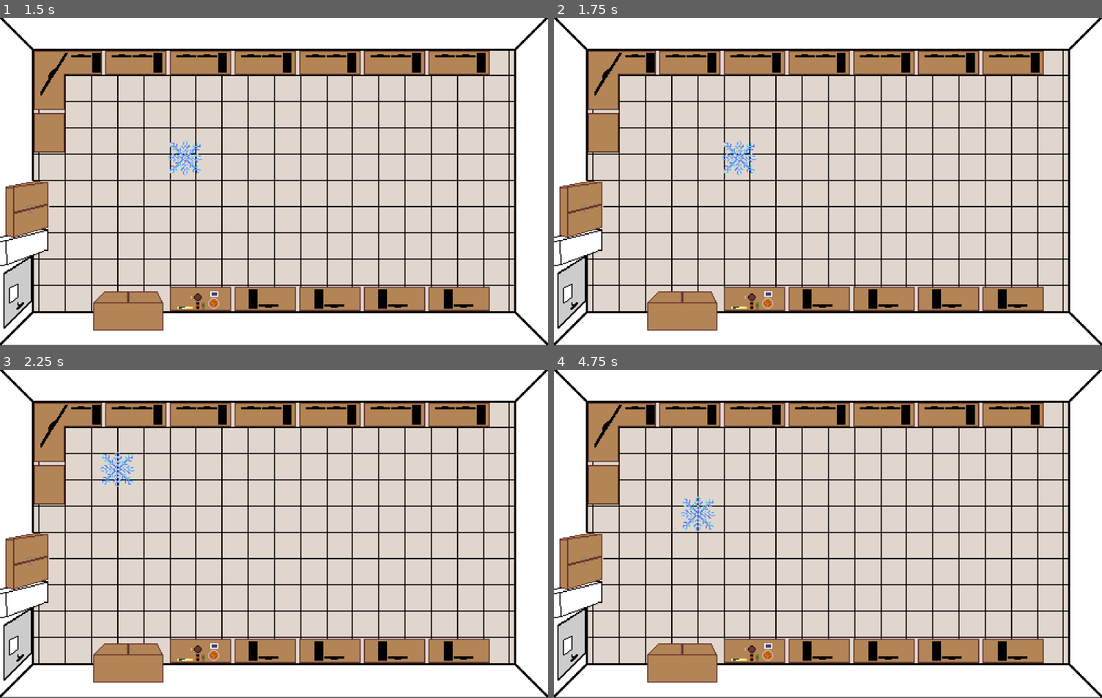
Above: before the commit, frames 1-4 (two rows, left to right).
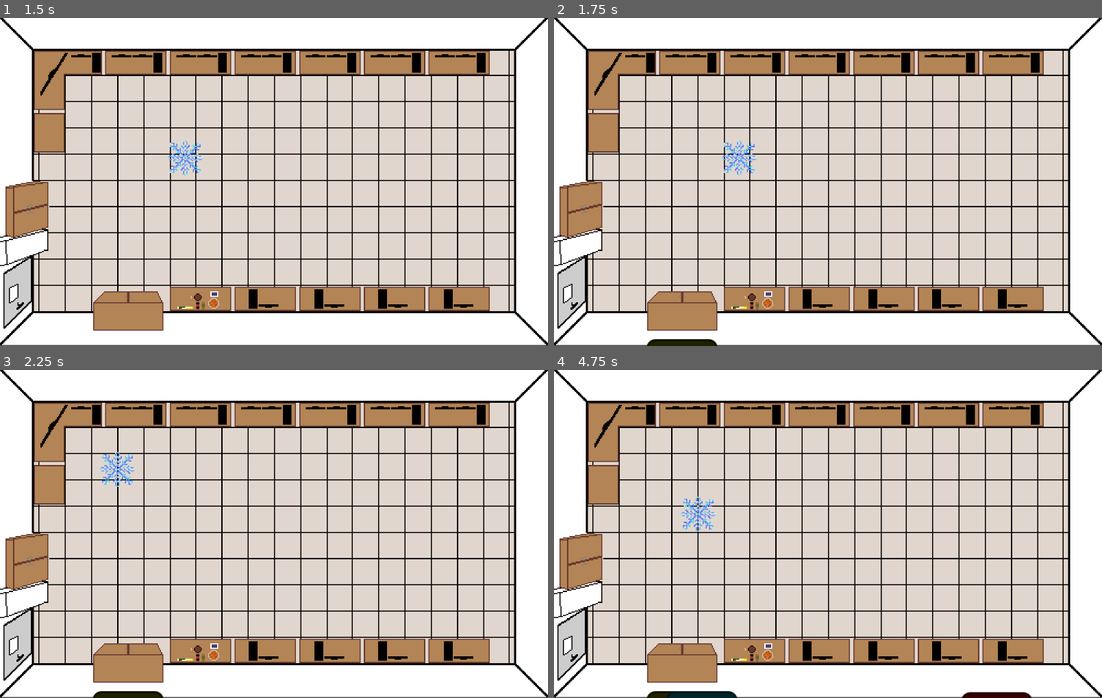
Above: after the commit, the same moments.

Repository: marioxaxa/floquinho
Game: Godot game, scene res://node_2d.tscn
Two runs of this game, one before a commit and one after it. Both use one fixed random seed, a clock stepped at 60 frames per second and the inputs below. The engine's default icon, where the game draws it, is replaced by a stand-in: a white triangle on a blue panel in a dark square.
Inputs (mouse positions are in pixels of both pictures, inside the frame that each line leads up to):
- Up to frame 1 (1.5 s): tap Enter at 0.5 s; move the mouse to (394, 165) at 0.52 s; click (394, 165) at 0.67 s; tap Space at 1.25 s; drag from (164, 198) to (246, 247) at 1.27 s
- Up to frame 2 (1.75 s): no input
- Up to frame 3 (2.25 s): move the mouse to (328, 461) at 2.02 s; click (328, 461) at 2.17 s
- Up to frame 4 (4.75 s): drag from (800, 599) to (663, 484) at 2.77 s; move the mouse to (992, 583) at 3.52 s; click (992, 583) at 3.67 s; drag from (663, 484) to (745, 452) at 4.27 s

Frame 1 is identical in both runs. In frame 2, 0.3% of the frame differs, in the area x 16-30%, y 97-100%; in frame 3, 0.3%; in frame 4, 0.6%, in the area x 16-88%, y 97-100%.

Commit message:
meun deusa

Diff:
--- /dev/null
+++ b/bola_de_fogo.tscn
@@ -0,0 +1,10 @@
+[gd_scene load_steps=2 format=3 uid="uid://cifa3r0t6ghvu"]
+
+[ext_resource type="Texture2D" uid="uid://b68vc2cyefk2p" path="res://icon.svg" id="1_l3gnx"]
+
+[node name="BolaDeFogo" type="Node2D"]
+
+[node name="Sprite2D" type="Sprite2D" parent="."]
+modulate = Color(1, 0, 0, 1)
+scale = Vector2(0.5, 0.5)
+texture = ExtResource("1_l3gnx")
--- a/node_2d.tscn
+++ b/node_2d.tscn
@@ -1,8 +1,9 @@
-[gd_scene load_steps=14 format=3 uid="uid://v0xkl8mdy0ip"]
+[gd_scene load_steps=15 format=3 uid="uid://v0xkl8mdy0ip"]
 
 [ext_resource type="Script" uid="uid://cibcpahujuvar" path="res://personagem.gd" id="1_0e48y"]
 [ext_resource type="Texture2D" uid="uid://cq3n6l621tuv6" path="res://Sprite-00002.png" id="1_epypp"]
 [ext_resource type="Texture2D" uid="uid://bfkjctt1v58d7" path="res://Sprite-0003.png" id="2_epypp"]
+[ext_resource type="PackedScene" uid="uid://qs4vtrm4ytsx" path="res://spawn_line.tscn" id="3_epypp"]
 
 [sub_resource type="SegmentShape2D" id="SegmentShape2D_0hol4"]
 b = Vector2(0, 300)
@@ -117,3 +118,5 @@
 lifetime = 1.22
 trail_enabled = true
 process_material = SubResource("ParticleProcessMaterial_epypp")
+
+[node name="SpawnLine" parent="." instance=ExtResource("3_epypp")]
--- /dev/null
+++ b/onda_de_calor.tscn
@@ -0,0 +1,10 @@
+[gd_scene load_steps=2 format=3 uid="uid://b1pbp0pmv3bc3"]
+
+[ext_resource type="Texture2D" uid="uid://b68vc2cyefk2p" path="res://icon.svg" id="1_n1drf"]
+
+[node name="BolaDeFogo" type="Node2D"]
+
+[node name="Sprite2D" type="Sprite2D" parent="."]
+modulate = Color(1, 0, 0, 1)
+scale = Vector2(0.5, 0.5)
+texture = ExtResource("1_n1drf")
--- /dev/null
+++ b/raio.tscn
@@ -0,0 +1,10 @@
+[gd_scene load_steps=2 format=3 uid="uid://bl33ggkq1eq1m"]
+
+[ext_resource type="Texture2D" uid="uid://b68vc2cyefk2p" path="res://icon.svg" id="1_ec42l"]
+
+[node name="BolaDeFogo" type="Node2D"]
+
+[node name="Sprite2D" type="Sprite2D" parent="."]
+modulate = Color(2.69532e-06, 0.622851, 0.534471, 1)
+scale = Vector2(0.5, 0.5)
+texture = ExtResource("1_ec42l")
--- /dev/null
+++ b/sol.tscn
@@ -0,0 +1,10 @@
+[gd_scene load_steps=2 format=3 uid="uid://clu8167hvgooe"]
+
+[ext_resource type="Texture2D" uid="uid://b68vc2cyefk2p" path="res://icon.svg" id="1_q5tmw"]
+
+[node name="BolaDeFogo" type="Node2D"]
+
+[node name="Sprite2D" type="Sprite2D" parent="."]
+modulate = Color(0.536823, 0.536823, 5.77569e-07, 1)
+scale = Vector2(0.5, 0.5)
+texture = ExtResource("1_q5tmw")
--- /dev/null
+++ b/spawn_attacks.gd
@@ -0,0 +1,69 @@
+extends Node2D
+
+# Pré-carregue só uma vez; fica mais leve.
+const FIREBALL_SCENE := preload("res://bola_de_fogo.tscn")
+const SUN_SCENE      := preload("res://sol.tscn")
+const RAY_SCENE      := preload("res://raio.tscn")
+const HEAT_SCENE     := preload("res://onda_de_calor.tscn")
+
+@onready var path := %PathFollow2D   # nó que define a posição de tiro
+
+var difficulty      := 1             # cresce a cada “nível”
+@export var base_interval   := 1.5           # segundos; começa folgado…
+@export var min_interval    := 0.25          # …mas nunca fica menor que isso
+var time_since_wave := 0.0           # cronômetro até a próxima onda
+var next_delay      := 1.5           # intervalo sorteado da vez
+var level_clock     := 0.0           # tempo corrido para subir nível
+@export var level_every     := 10.0          # sobe a dificuldade a cada 10 s
+
+@export var fireball_inverted_chance := 1
+@export var fireball_base := 0
+@export var sun_inverted_chance := 1
+@export var sun_base := 0
+@export var ray_inverted_chance := 1
+@export var ray_base := 0
+@export var heat_inverted_chance := 1
+@export var heat_base := 0
+
+func _process(delta: float) -> void:
+	time_since_wave += delta
+	level_clock     += delta
+
+	# Hora de soltar a próxima leva?
+	if time_since_wave >= next_delay:
+		spawn_wave()
+		time_since_wave = 0.0
+		# Sorteia já o atraso do próximo disparo dentro de uma “janela”
+		next_delay = randf_range(base_interval * 0.5, base_interval * 1.5)
+
+	# A cada 'level_every' segundos, o jogo fica mais difícil
+	if level_clock >= level_every:
+		increase_difficulty()
+		level_clock = 0.0
+
+
+func increase_difficulty() -> void:
+	difficulty += 1
+	# Intervalos médios 10 % menores, mas respeitando o limite mínimo
+	base_interval = max(min_interval, base_interval * 0.9)
+
+
+func spawn_wave() -> void:
+	# Exemplo simples — incremente ou personalize do jeito que quiser
+	var fireballs   := int(difficulty / fireball_inverted_chance) + fireball_base
+	var suns        := int(difficulty / sun_inverted_chance) + sun_base
+	var rays        := int(difficulty / ray_inverted_chance) + ray_base
+	var heat_waves  := int(difficulty / heat_inverted_chance) + heat_base
+
+	_spawn_projectiles(FIREBALL_SCENE, fireballs)
+	_spawn_projectiles(SUN_SCENE,      suns)
+	_spawn_projectiles(RAY_SCENE,      rays)
+	_spawn_projectiles(HEAT_SCENE,     heat_waves)
+
+
+func _spawn_projectiles(scene: PackedScene, amount: int) -> void:
+	for i in range(amount):
+		var proj = scene.instantiate()
+		path.progress_ratio = randf()           # escolhe ponto aleatório
+		proj.global_position = path.global_position
+		add_child(proj)
--- /dev/null
+++ b/spawn_line.tscn
@@ -0,0 +1,18 @@
+[gd_scene load_steps=3 format=3 uid="uid://qs4vtrm4ytsx"]
+
+[ext_resource type="Script" uid="uid://cihimd80x36dl" path="res://spawn_attacks.gd" id="1_7gwkf"]
+
+[sub_resource type="Curve2D" id="Curve2D_t6iuc"]
+_data = {
+"points": PackedVector2Array(0, 0, 0, 0, -34, -45.0053, 0, 0, 0, 0, 531.916, -45.0053, 0, 0, 0, 0, 536.845, 328.989, 0, 0, 0, 0, -33.521, 326.869, 0, 0, 0, 0, -33.521, -45.12)
+}
+point_count = 5
+
+[node name="SpawnLine" type="Path2D"]
+scale = Vector2(1.01429, 0.99734)
+curve = SubResource("Curve2D_t6iuc")
+script = ExtResource("1_7gwkf")
+
+[node name="PathFollow2D" type="PathFollow2D" parent="."]
+unique_name_in_owner = true
+position = Vector2(-34, -45.0053)
Not shown, added: spawn_attacks.gd.uid
